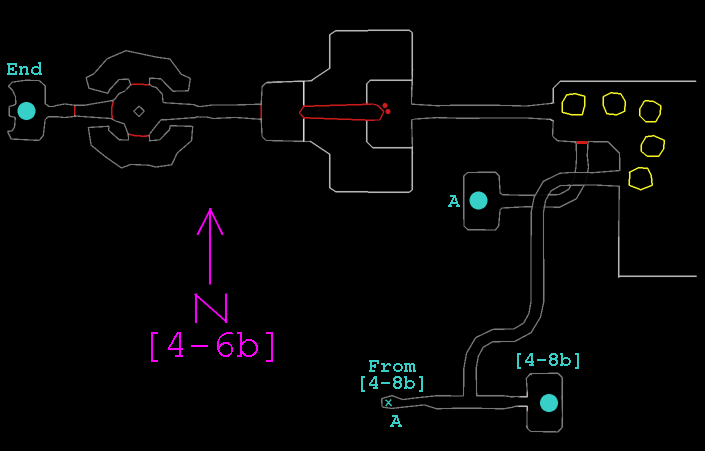
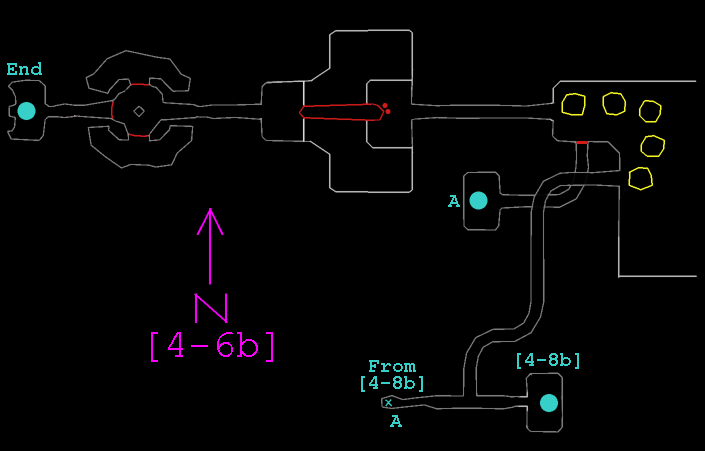
Two versions of the same layered image (705 × 451). Layer-by-layer changes:
painted on "main" over (73, 105, 263, 119)
